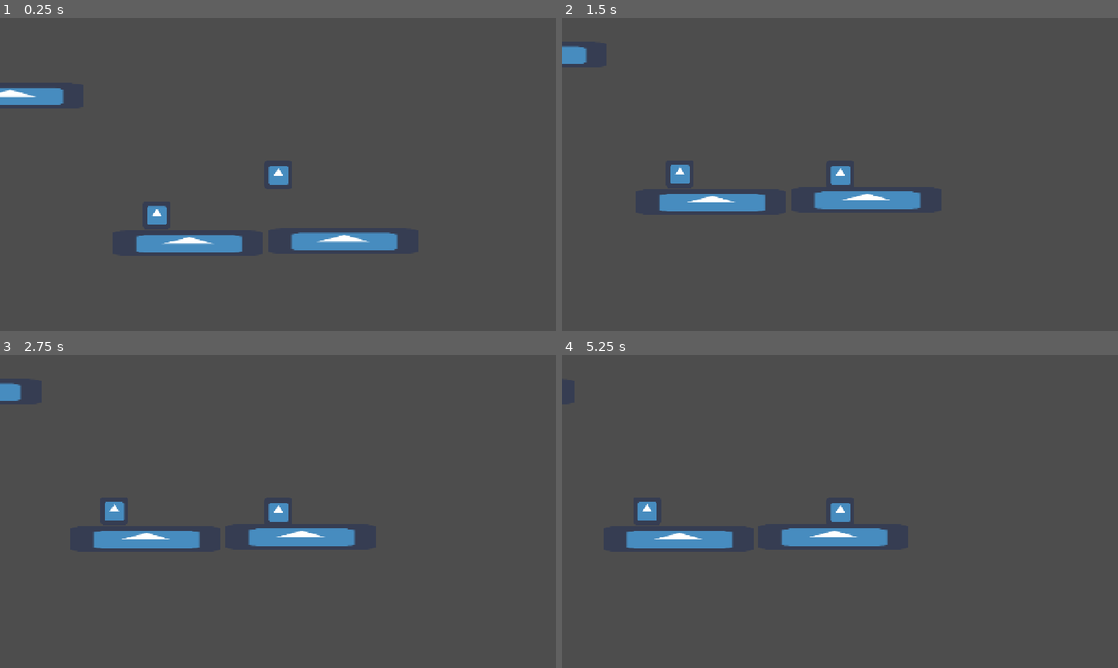
Above: before the commit, frames 1-4 (two rows, left to right).
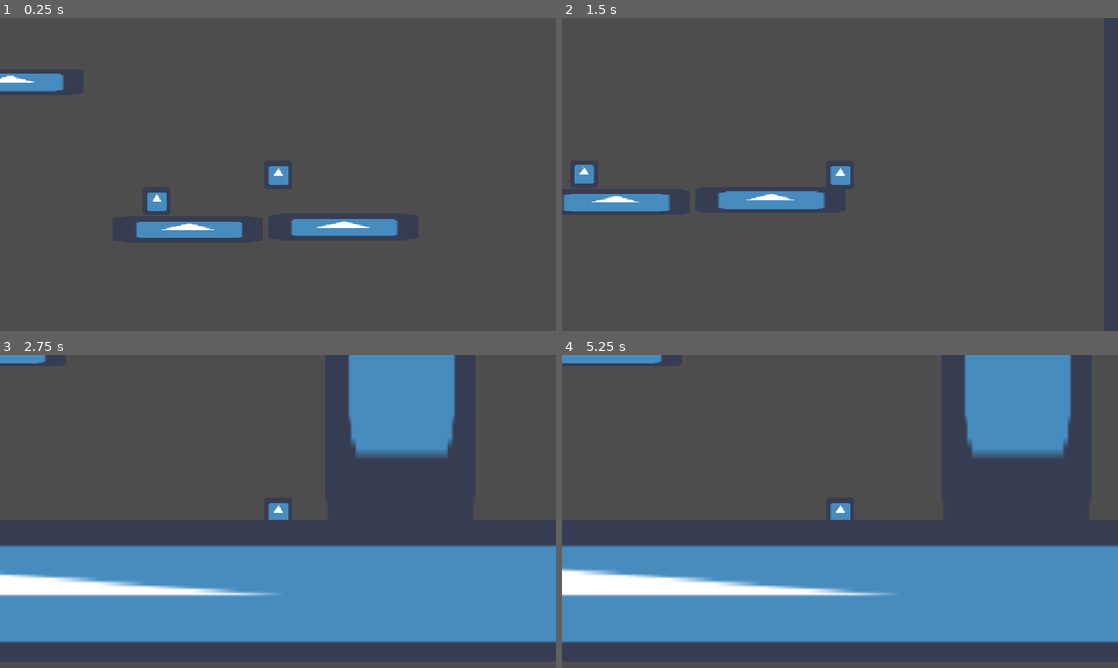
Above: after the commit, the same moments.

Repository: zenbenten/Godot-Platformer
Game: Godot game, scene res://Main.tscn
Two runs of this game, one before a commit and one after it. Both use one fixed random seed, a clock stepped at 60 frames per second and the inputs below. The engine's default icon, where the game draws it, is replaced by a stand-in: a white triangle on a blue panel in a dark square.
Inputs:
- Up to frame 1 (0.25 s): no input
- Up to frame 2 (1.5 s): hold Down (look_down) 0.53-1.28 s; hold Right (right) from 0.53 s (still down); tap X (item_use) at 0.6 s; tap Z (jump) at 0.77, 1.07 s; tap Down (look_down) at 1.35 s
- Up to frame 3 (2.75 s): tap Z (jump) at 1.52, 1.82, 2.3 s; tap Up (look_up) at 1.55 s; release Right (right) at 2.03 s; hold Left (left) from 2.03 s (still down); hold Up (look_up) from 2.03 s (still down)
- Up to frame 4 (5.25 s): release Left (left) at 2.78 s; release Up (look_up) at 2.78 s; hold Right (right) 2.78-4.28 s; tap Z (jump) at 2.85, 3.02, 3.32, 3.77, 4.07, 4.52, 4.82 s; tap X (item_use) at 3.05, 3.6 s; hold Down (look_down) 3.53-4.28 s; hold Left (left) 4.28-5.03 s; tap Down (look_down) at 4.35 s; tap Up (look_up) at 4.55 s; hold Right (right) from 5.03 s (still down); hold Up (look_up) from 5.03 s (still down)

The runs differ from the first frame. In frame 1, 4.9% of the frame differs, in the area x 0-72%, y 17-75%; in frame 2, 3.9%; in frame 3, 40%; in frame 4, 40%, in the area x 0-100%, y 0-92%.

Commit message:
seperated some gravity logic from main gravity to swinging so that i can control the grapple hook feel

Diff:
--- a/IdleState.gd
+++ b/IdleState.gd
@@ -1,45 +1,55 @@
 # IdleState.gd
-# Updated to handle shooting straight up.
+# Updated with correct 8-way aiming logic.
 
 extends State
 
-@export var ground_friction = 0.90
-
 func enter(msg: Dictionary = {}):
+	print("Entered Idle State")
 	pass
 
-func process_physics(_delta: float):
+func process_physics(delta: float):
 	var player = state_machine.player
 
-	player.velocity.y = move_toward(player.velocity.y, player.max_fall_speed, player.gravity * _delta)
-	player.velocity.x = lerp(player.velocity.x, 0.0, ground_friction)
+	player.velocity.x = move_toward(player.velocity.x, 0, player.ground_deceleration * delta)
+	player.velocity.y = player.grounding_force
 	player.move_and_slide()
 
-	# --- STATE TRANSITIONS ---
+	if Input.is_action_just_pressed("jump"):
+		player.jump_to_consume = true
+
+	if player.jump_to_consume:
+		state_machine.transition_to("Jump")
+		return
+
 	var walk_input = Input.get_action_strength("right") - Input.get_action_strength("left")
 	if not is_zero_approx(walk_input):
 		state_machine.transition_to("Move")
 		return
 
-	if Input.is_action_just_pressed("jump"):
-		state_machine.transition_to("Jump", {"is_jump": true})
+	if not player.is_on_floor():
+		player.time_left_ground = Time.get_ticks_msec() / 1000.0
+		state_machine.transition_to("Jump")
 		return
 
+	# --- Corrected Aiming Logic ---
 	if Input.is_action_just_pressed("item_use"):
 		if player.has_ability("Grappling Hook"):
-			var aim_direction = Vector2.ZERO
+			print("IdleState: Player has hook. Calculating aim...")
 
-			# Check for look_up input to determine vertical aim
-			if Input.is_action_pressed("look_up"):
-				# Since we are idle, there is no horizontal input, so we aim straight up.
-				aim_direction = Vector2.UP
-			else:
-				# If not looking up, aim straight horizontally based on facing direction.
+			# Get both horizontal and vertical inputs
+			var horizontal_input = Input.get_action_strength("right") - Input.get_action_strength("left")
+			var vertical_input = Input.get_action_strength("look_down") - Input.get_action_strength("look_up")
+
+			# Create a direction vector from the inputs
+			var aim_direction = Vector2(horizontal_input, vertical_input)
+
+			# If there's no input at all, default to the player's facing direction
+			if aim_direction == Vector2.ZERO:
 				aim_direction = Vector2(player.facing_direction, 0)
 
+			print("IdleState: Calculated Aim Direction: ", aim_direction.normalized())
 			state_machine.transition_to("Swing", {"aim_direction": aim_direction.normalized()})
 			return
 
-	if not player.is_on_floor():
-		state_machine.transition_to("Jump")
-		return
+func exit():
+	print("Exiting Idle State")
--- a/JumpState.gd
+++ b/JumpState.gd
@@ -1,64 +1,75 @@
 # JumpState.gd
-# Updated to handle shooting diagonally down, straight down, up, angled, and horizontally.
+# Updated with correct 8-way aiming logic.
 
 extends State
 
+var ended_jump_early = false
+
 func enter(msg: Dictionary = {}):
+	print("Entered Jump State")
 	var player = state_machine.player
-	if msg.has("is_jump"):
-		player.velocity.y = player.jump_force
-		player.current_jump_hold_time = player.jump_hold_time
+
+	var time_in_air = (Time.get_ticks_msec() / 1000.0) - player.time_left_ground
+	var can_use_coyote = time_in_air < player.coyote_time
+
+	if player.jump_to_consume and (player.is_on_floor() or can_use_coyote):
+		execute_jump()
+
+	player.jump_to_consume = false
+
+func execute_jump():
+	var player = state_machine.player
+	player.jump_to_consume = false
+	ended_jump_early = false
+	player.velocity.y = player.jump_velocity
 
 func process_physics(delta: float):
 	var player = state_machine.player
 
-	if Input.is_action_pressed("jump") and player.current_jump_hold_time > 0:
-		player.velocity.y = player.jump_force
-	else:
-		player.current_jump_hold_time = 0
+	if not Input.is_action_pressed("jump") and player.velocity.y < 0:
+		ended_jump_early = true
 
-	player.current_jump_hold_time -= delta
+	var gravity_multiplier = 1.0
+	if ended_jump_early:
+		gravity_multiplier = player.jump_end_early_gravity_modifier
+	elif player.velocity.y > 0:
+		gravity_multiplier = player.fall_gravity_multiplier
+
+	player.velocity.y += player.gravity * gravity_multiplier * delta
 
 	var direction_input = Input.get_action_strength("right") - Input.get_action_strength("left")
-
 	if not is_zero_approx(direction_input):
 		player.facing_direction = sign(direction_input)
 
-	player.velocity.x = move_toward(player.velocity.x, player.max_run_speed * direction_input, player.run_accel * delta)
-	player.velocity.y = move_toward(player.velocity.y, player.max_fall_speed, player.gravity * delta)
+	player.velocity.x = move_toward(player.velocity.x, player.max_speed * direction_input, player.air_deceleration * delta)
 	player.move_and_slide()
 
-	# --- STATE TRANSITIONS ---
+	if Input.is_action_just_pressed("jump"):
+		player.jump_to_consume = true
 
+	# --- Corrected Aiming Logic ---
 	if Input.is_action_just_pressed("item_use"):
 		if player.has_ability("Grappling Hook"):
-			var aim_direction = Vector2.ZERO
+			print("JumpState: Player has hook. Calculating aim...")
 
-			# Check for vertical aim input, prioritizing down over up.
-			if Input.is_action_pressed("look_down"):
-				if is_zero_approx(direction_input):
-					# If only looking down, aim straight down
-					aim_direction = Vector2.DOWN
-				else:
-					# If looking down and moving left/right, aim diagonally down
-					aim_direction = Vector2(player.facing_direction, 1)
-			elif Input.is_action_pressed("look_up"):
-				if is_zero_approx(direction_input):
-					# If only looking up, aim straight up
-					aim_direction = Vector2.UP
-				else:
-					# If looking up and moving left/right, aim diagonally up
-					aim_direction = Vector2(player.facing_direction, -1)
-			else:
-				# If no vertical input, aim straight horizontally
+			var horizontal_input = Input.get_action_strength("right") - Input.get_action_strength("left")
+			var vertical_input = Input.get_action_strength("look_down") - Input.get_action_strength("look_up")
+
+			var aim_direction = Vector2(horizontal_input, vertical_input)
+
+			if aim_direction == Vector2.ZERO:
 				aim_direction = Vector2(player.facing_direction, 0)
 
+			print("JumpState: Calculated Aim Direction: ", aim_direction.normalized())
 			state_machine.transition_to("Swing", {"aim_direction": aim_direction.normalized()})
 			return
 
 	if player.is_on_floor():
-		if is_zero_approx(direction_input):
+		if player.jump_to_consume:
+			state_machine.transition_to("Jump")
+		else:
 			state_machine.transition_to("Idle")
-		else:
-			state_machine.transition_to("Move")
 		return
+
+func exit():
+	print("Exiting Jump State")
--- a/MoveState.gd
+++ b/MoveState.gd
@@ -1,7 +1,10 @@
 # MoveState.gd
-# Updated to handle angled grappling shots.
+# Updated with correct 8-way aiming logic.
 
 extends State
+
+func enter(msg: Dictionary = {}):
+	print("Entered Move State")
 
 func process_physics(delta: float):
 	var player = state_machine.player
@@ -11,29 +14,42 @@
 	if not is_zero_approx(direction_input):
 		player.facing_direction = sign(direction_input)
 
-	player.velocity.x = move_toward(player.velocity.x, player.max_run_speed * direction_input, player.run_accel * delta)
-	player.velocity.y = move_toward(player.velocity.y, player.max_fall_speed, player.gravity * delta)
+	player.velocity.x = move_toward(player.velocity.x, player.max_speed * direction_input, player.acceleration * delta)
+	player.velocity.y = player.grounding_force
 	player.move_and_slide()
 
-	# --- STATE TRANSITIONS ---
+	if Input.is_action_just_pressed("jump"):
+		player.jump_to_consume = true
 
+	# --- Corrected Aiming Logic ---
 	if Input.is_action_just_pressed("item_use"):
 		if player.has_ability("Grappling Hook"):
-			var aim_direction = Vector2(player.facing_direction, 0)
-			if Input.is_action_pressed("look_up"):
-				aim_direction.y = -1 # Upward angle
+			print("MoveState: Player has hook. Calculating aim...")
 
+			var horizontal_input = Input.get_action_strength("right") - Input.get_action_strength("left")
+			var vertical_input = Input.get_action_strength("look_down") - Input.get_action_strength("look_up")
+
+			var aim_direction = Vector2(horizontal_input, vertical_input)
+
+			if aim_direction == Vector2.ZERO:
+				aim_direction = Vector2(player.facing_direction, 0)
+
+			print("MoveState: Calculated Aim Direction: ", aim_direction.normalized())
 			state_machine.transition_to("Swing", {"aim_direction": aim_direction.normalized()})
 			return
 
-	if Input.is_action_just_pressed("jump"):
-		state_machine.transition_to("Jump", {"is_jump": true})
-		return
-
-	if not player.is_on_floor():
+	if player.jump_to_consume:
 		state_machine.transition_to("Jump")
 		return
 
 	if is_zero_approx(direction_input):
 		state_machine.transition_to("Idle")
 		return
+
+	if not player.is_on_floor():
+		player.time_left_ground = Time.get_ticks_msec() / 1000.0
+		state_machine.transition_to("Jump")
+		return
+
+func exit():
+	print("Exiting Move State")
--- a/Player.gd
+++ b/Player.gd
@@ -1,25 +1,39 @@
 # Player.gd
-# Added a 'facing_direction' variable to remember the last direction moved.
+# Definitive version with all advanced physics variables.
 
 extends CharacterBody2D
 
-# --- ADVANCED PHYSICS VARIABLES ---
-var max_run_speed = 100
-var run_accel = 800
-var gravity = 1000
-var max_fall_speed = 160
-var jump_force = -160
-var jump_hold_time = 0.2
-var current_jump_hold_time = 0.0
+# --- MOVEMENT ---
+@export_category("Movement")
+@export var max_speed = 500.0
+@export var acceleration = 1000.0
+@export var ground_deceleration = 1200.0
+@export var air_deceleration = 500.0
 
-# --- NEW VARIABLE ---
-# Stores the last direction the player was facing (1 for right, -1 for left).
+# --- JUMPING ---
+@export_category("Jumping")
+@export var jump_velocity = -500.0 # How high the player can jump.
+@export var jump_end_early_gravity_modifier = 2.0 # Multiplier for gravity when jump is released early.
+
+# --- GRAVITY ---
+@export_category("Gravity")
+@export var gravity = 1000.0 # The base gravity value.
+@export var fall_gravity_multiplier = 2.0 # Extra gravity applied when falling.
+@export var swing_gravity_multiplier = 0.0 # Use this to make swinging feel floaty.
+@export var grounding_force = 10.0 # A small downward force to stick to slopes.
+
+# --- GAME FEEL (THE IMPORTANT STUFF!) ---
+@export_category("Game Feel")
+@export var coyote_time = 0.1 # In seconds. How long you can jump after leaving a ledge.
+@export var jump_buffer = 0.1 # In seconds. How long a jump input is "remembered" before landing.
+
+# --- State-Tracking Variables (managed by the states) ---
+var time_left_ground = 0.0
+var jump_to_consume = false
+
+# --- Other Player Properties ---
 var facing_direction = 1
-
-# The player's inventory of abilities, stored by name.
 var abilities = {}
-
-# A direct reference to the state machine.
 @onready var state_machine = $StateMachine
 
 func _ready():
--- a/SwingState.gd
+++ b/SwingState.gd
@@ -1,23 +1,27 @@
 # SwingState.gd
-# Updated to fire the hook based on a direction passed to it.
+# This state handles all logic while the grappling hook is active.
 
 extends State
 
 var hook_ability
 
 func enter(msg: Dictionary = {}):
+	print("Attempting to enter SwingState...")
 	var player = state_machine.player
 	hook_ability = player.find_child("GrapplingHookAbility", true, false)
 
 	if hook_ability:
-		# --- AIMING LOGIC CHANGED ---
-		# Default to the player's facing direction if no aim is provided.
+		print("SwingState: Found hook ability node.")
+		hook_ability.set_process_mode(Node.PROCESS_MODE_INHERIT)
+
 		var aim_direction = msg.get("aim_direction", Vector2(player.facing_direction, 0))
+		print("SwingState: Firing hook in direction: ", aim_direction)
 		hook_ability.shoot(aim_direction)
 	else:
+		print("SwingState ERROR: Could not find hook ability node! Aborting transition.")
 		state_machine.transition_to("Jump")
 
-func process_physics(_delta: float):
+func process_physics(delta: float):
 	var player = state_machine.player
 
 	if not hook_ability:
@@ -25,19 +29,23 @@
 		return
 
 	if not hook_ability.flying and not hook_ability.hooked:
+		print("SwingState: Hook is no longer active. Transitioning to Jump.")
 		state_machine.transition_to("Jump")
 		return
 
 	if hook_ability.hooked:
-		var chain_velocity = (hook_ability.tip - player.global_position).normalized() * 60
+		var chain_velocity = (hook_ability.tip - player.global_position).normalized() * 30
 		player.velocity += chain_velocity
 
-	player.velocity.y = move_toward(player.velocity.y, player.max_fall_speed, player.gravity * _delta)
+	player.velocity.y += player.gravity * player.swing_gravity_multiplier * delta
 	player.move_and_slide()
 
 	if Input.is_action_just_released("item_use"):
+		print("SwingState: 'item_use' released. Releasing hook.")
 		hook_ability.release()
 
 func exit():
+	print("Exiting Swing State.")
 	if hook_ability:
 		hook_ability.release()
+		hook_ability.set_process_mode(Node.PROCESS_MODE_DISABLED)
